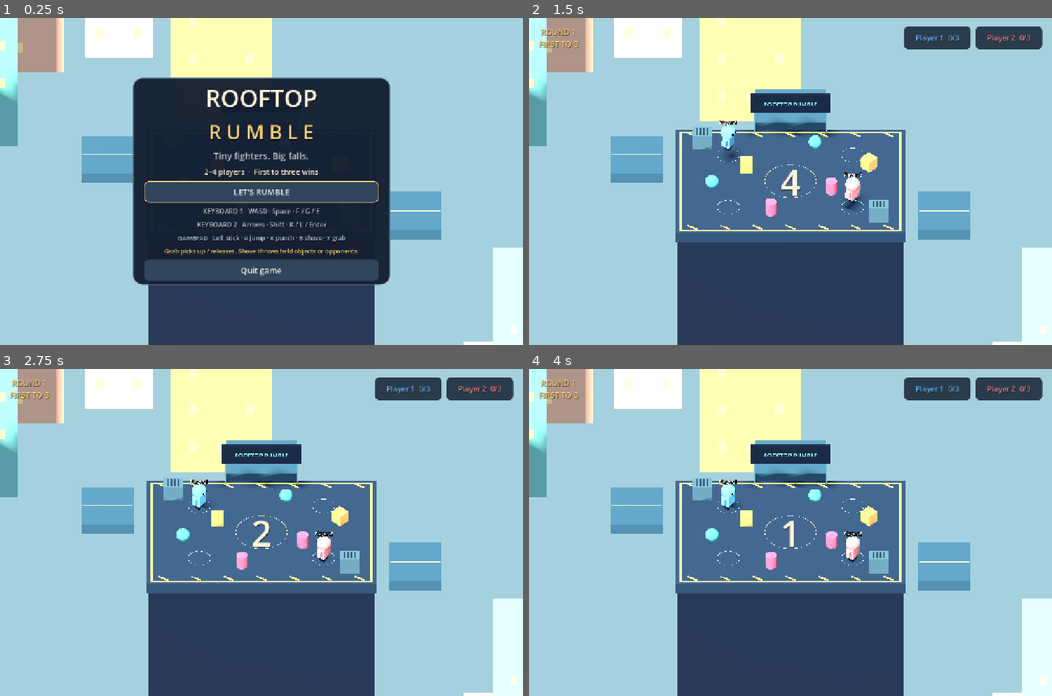
Above: before the commit, frames 1-4 (two rows, left to right).
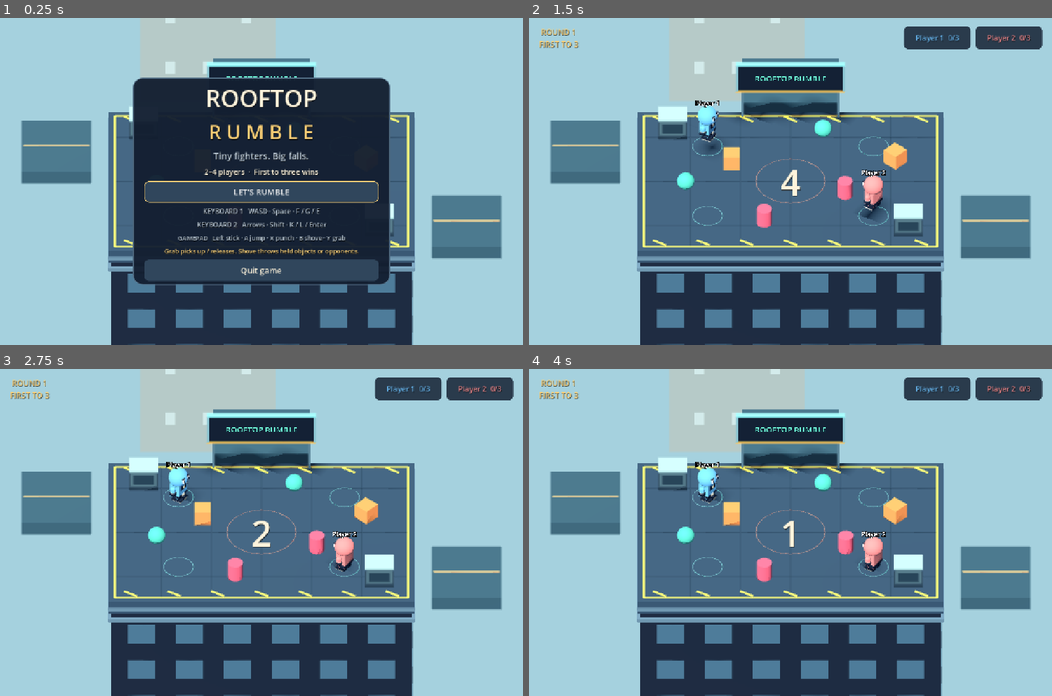
Above: after the commit, the same moments.

Repository: PuvaanRaaj/rooftop-rumble
Game: Godot game, scene res://scenes/main.tscn
The game is run twice, just before and just after one commit, with the same random seed, the same clock (stepped at 60 frames per second) and the same inputs.
Inputs (mouse positions are in pixels of both pictures, inside the frame that each line leads up to):
- Up to frame 1 (0.25 s): no input
- Up to frame 2 (1.5 s): click "LET'S RUMBLE" at 0.5 s; click "START MATCH" at 1.25 s
- Up to frame 3 (2.75 s): tap Enter at 2 s; move the mouse to (376, 516) at 2.02 s; hold D from 2.03 s (still down); hold F from 2.03 s (still down); click (376, 516) at 2.17 s; tap Space at 2.27 s
- Up to frame 4 (4 s): move the mouse to (685, 548) at 2.77 s; release D at 2.78 s; release F at 2.78 s; hold S 2.78-3.53 s; tap G at 2.85 s; tap Space at 3.02, 3.5 s; move the mouse to (842, 460) at 3.52 s; hold D from 3.53 s (still down); hold E from 3.53 s (still down)

The runs differ from the first frame. In frame 1, 26% of the frame differs, in the area x 0-100%, y 0-100%; in frame 2, 42%; in frame 3, 42%; in frame 4, 42%.

Commit message:
feat(graphics): bring the action closer and polish cartoon visuals
Tighten camera framing while preserving satellite visibility, add fighter and arena details, improve surface lighting and edge smoothing, and remove narrow-embed letterboxing. Preserve gameplay collision geometry and controls.

Validation: 25 gameplay checks, rules suite, native render, production web export, Chromium gameplay, narrow 16:10 framing, and fullscreen passed.
Rollback: revert commit to restore previous presentation.
Risk-Level: low
AI-Agent: Codex (GPT-6)

Diff:
--- a/project.godot
+++ b/project.godot
@@ -7,8 +7,10 @@
 window/size/viewport_width=1280
 window/size/viewport_height=800
 window/stretch/mode="canvas_items"
+window/stretch/aspect="expand"
 [rendering]
 renderer/rendering_method="gl_compatibility"
+anti_aliasing/quality/msaa_3d=1
 environment/defaults/default_clear_color=Color(0.55,0.74,0.84,1)
 [physics]
 common/physics_ticks_per_second=60
--- a/scripts/arena/arena.gd
+++ b/scripts/arena/arena.gd
@@ -12,12 +12,13 @@
 		return
 	_built = true
 	_safe_rects.append(Rect2(-7, -5, 14, 10))
-	_floor(Vector3.ZERO, Vector3(14, 0.7, 10), Color("263b52"), false)
+	_floor(Vector3.ZERO, Vector3(14, 0.7, 10), Color("344e68"), false)
 	# Satellite roofs leave real gaps; players must commit to a jump.
 	_floor(Vector3(-9.4, -0.12, -2.7), Vector3(3.2, 0.7, 3.7), Color("395c70"), true)
 	_floor(Vector3(9.4, -0.12, 2.7), Vector3(3.2, 0.7, 3.7), Color("395c70"), true)
 	_floor(Vector3(0, -0.12, -7.4), Vector3(4.4, 0.7, 3.2), Color("395c70"), true)
 	_box(self, Vector3(0, -8.4, 0), Vector3(13.8, 16, 9.8), Color("1b273c"))
+	_roof_details()
 	# Painted rooftop markings frame the action without blocking falls.
 	for x in [-6.72, 6.72]:
 		_box(self, Vector3(x, 0.014, 0), Vector3(0.10, 0.025, 9.45), Color("fbcd55"), true)
@@ -33,10 +34,17 @@
 	_ring(Vector3(0, 0.028, 0), Color("ed786c"), 1.6)
 	for pos in [Vector3(-5.4, 0, -3.5), Vector3(5.4, 0, 3.5)]:
 		_solid_box(pos + Vector3(0, 0.55, 0), Vector3(1.2, 1.1, 0.85), Color("4d6b7b"))
+		_box(self, pos + Vector3(0, 0.10, 0), Vector3(1.32, 0.18, 0.97), Color("283e52"))
+		_box(self, pos + Vector3(0, 1.12, 0), Vector3(1.32, 0.10, 0.97), Color("a1c7cd"))
+		_box(self, pos + Vector3(0, 0.58, 0.432), Vector3(0.94, 0.52, 0.02), Color("243d50"))
 		for offset in [-0.30, -0.10, 0.10, 0.30]:
 			_box(self, pos + Vector3(offset, 1.11, 0), Vector3(0.08, 0.025, 0.65), Color("233647"))
 	# Neon rooftop billboard faces the overview camera.
 	_box(self, Vector3(0, 2.35, -4.65), Vector3(4.8, 1.45, 0.16), Color("101d31"))
+	_box(self, Vector3(0, 3.12, -4.65), Vector3(5.0, 0.10, 0.23), Color("6de6d2"), true)
+	_box(self, Vector3(0, 1.58, -4.65), Vector3(5.0, 0.10, 0.23), Color("e1a64e"))
+	for x in [-2.45, 2.45]:
+		_box(self, Vector3(x, 2.35, -4.65), Vector3(0.10, 1.55, 0.23), Color("79a8b7"))
 	for x in [-2.2, 2.2]:
 		_box(self, Vector3(x, 1.25, -4.65), Vector3(0.1, 2.5, 0.1), Color("547589"))
 	var title := Label3D.new()
@@ -153,10 +161,47 @@
 	mesh.scale.y = 0.2
 	add_child(mesh)
 
+func _roof_details() -> void:
+	# Flat painted panels preserve the collision geometry and readable play area.
+	for x in [-4.6, -2.3, 0.0, 2.3, 4.6]:
+		_box(self, Vector3(x, 0.005, 0), Vector3(0.035, 0.006, 9.4), Color("263e55"))
+	for z in [-3.2, 0.0, 3.2]:
+		_box(self, Vector3(0, 0.005, z), Vector3(13.4, 0.006, 0.035), Color("263e55"))
+	# Architectural cornices sit below the surface so fighters can still fall freely.
+	for y in [-0.43, -1.1]:
+		_box(self, Vector3(0, y, 4.96), Vector3(14.0, 0.18, 0.18), Color("62829b"))
+		_box(self, Vector3(0, y, -4.96), Vector3(14.0, 0.18, 0.18), Color("62829b"))
+		for x in [-6.96, 6.96]:
+			_box(self, Vector3(x, y, 0), Vector3(0.18, 0.18, 10.0), Color("62829b"))
+	var windows: Array[Transform3D] = []
+	for y in [-2.0, -4.1, -6.2, -8.3, -10.4, -12.5, -14.6]:
+		for x in [-5.5, -3.3, -1.1, 1.1, 3.3, 5.5]:
+			windows.append(Transform3D(Basis.IDENTITY, Vector3(x, y, 4.915)))
+		for z in [-3.4, -1.1, 1.1, 3.4]:
+			windows.append(Transform3D(Basis(Vector3.UP, PI / 2), Vector3(6.915, y, z)))
+	_batched_boxes(windows, Vector3(1.25, 1.1, 0.025), Color("456b87"))
+
+func _batched_boxes(transforms: Array[Transform3D], size: Vector3, color: Color) -> void:
+	if transforms.is_empty():
+		return
+	var boxes := MultiMeshInstance3D.new()
+	var batch := MultiMesh.new()
+	batch.transform_format = MultiMesh.TRANSFORM_3D
+	var shape := BoxMesh.new()
+	shape.size = size
+	batch.mesh = shape
+	batch.instance_count = transforms.size()
+	for i in transforms.size():
+		batch.set_instance_transform(i, transforms[i])
+	boxes.multimesh = batch
+	boxes.material_override = _material(color)
+	add_child(boxes)
+
 func _city() -> void:
 	var rng := RandomNumberGenerator.new()
 	rng.seed = 8842
-	var palette := [Color("76b9b3"), Color("e6a98e"), Color("ae9bc8"), Color("d3b270"), Color("90b8cc")]
+	var palette := [Color("648b9b"), Color("859ba8"), Color("7287a4"), Color("9dacae"), Color("7696ab")]
+	var windows: Array[Transform3D] = []
 	for i in 38:
 		var angle := float(i) / 38.0 * TAU
 		var distance := rng.randf_range(25, 48)
@@ -164,11 +209,13 @@
 		var center := Vector3(cos(angle) * distance, -17 + height / 2, sin(angle) * distance)
 		var width := rng.randf_range(3.5, 6.5)
 		var building_color: Color = palette[i % palette.size()]
-		_box(self, center, Vector3(width, height, width), building_color.lerp(Color("e8dbcf"), rng.randf_range(0.0, 0.15)))
+		_box(self, center, Vector3(width, height, width), building_color.lerp(Color("adc3ca"), rng.randf_range(0.0, 0.15)))
+		_box(self, center + Vector3(0, height / 2, 0), Vector3(width + 0.12, 0.20, width + 0.12), Color("a2b7c3"))
 		for row in range(2, int(height), 3):
 			for col in [-0.28, 0.0, 0.28]:
 				if rng.randf() > 0.35:
-					_box(self, Vector3(center.x + width * col, -17 + row, center.z + width / 2 + 0.02), Vector3(0.45, 0.7, 0.03), Color("d6b879"), true)
+					windows.append(Transform3D(Basis.IDENTITY, Vector3(center.x + width * col, -17 + row, center.z + width / 2 + 0.02)))
 		if i % 4 == 0:
 			_box(self, center + Vector3(0, height / 2 + 1.2, 0), Vector3(0.12, 2.4, 0.12), Color("56657c"))
 			_box(self, center + Vector3(0, height / 2 + 2.45, 0), Vector3(0.22, 0.22, 0.22), Color("ee697c"), true)
+	_batched_boxes(windows, Vector3(0.45, 0.7, 0.03), Color("b6c7cc"))
--- a/scripts/game/camera_controller.gd
+++ b/scripts/game/camera_controller.gd
@@ -4,10 +4,16 @@
 var home := Vector3(0,19,23)
 func _ready() -> void:
 	projection = Camera3D.PROJECTION_ORTHOGONAL
-	size = 20
+	_fit_arena()
+	get_viewport().size_changed.connect(_fit_arena)
 	position = home
 	look_at(Vector3.ZERO)
 	current = true
+func _fit_arena() -> void:
+	var viewport_size := get_viewport().get_visible_rect().size
+	var aspect := viewport_size.x / maxf(viewport_size.y, 1.0)
+	# Zoom closer while keeping every satellite roof inside narrower views.
+	size = maxf(15.0, 24.0 / aspect)
 func bump(amount: float) -> void:
 	trauma = minf(trauma + amount,0.5)
 func _process(delta: float) -> void:
--- a/scripts/game/game_manager.gd
+++ b/scripts/game/game_manager.gd
@@ -21,8 +21,8 @@
 	environment.background_color = Color("a5d1de")
 	environment.ambient_light_source = Environment.AMBIENT_SOURCE_COLOR
 	environment.ambient_light_color = Color("d4e9ff")
-	environment.ambient_light_energy = 0.5
-	environment.tonemap_mode = Environment.TONE_MAPPER_FILMIC
+	environment.ambient_light_energy = 0.32
+	environment.tonemap_mode = Environment.TONE_MAPPER_LINEAR
 	world.environment = environment
 	add_child(world)
 	var light := DirectionalLight3D.new()
--- a/scripts/player/player_controller.gd
+++ b/scripts/player/player_controller.gd
@@ -47,8 +47,8 @@
 	var head := SphereMesh.new()
 	head.radius = 0.46
 	head.height = 0.88
-	head.radial_segments = 16
-	head.rings = 8
+	head.radial_segments = 24
+	head.rings = 12
 	var mesh := MeshInstance3D.new()
 	mesh.mesh = head
 	mesh.material_override = body_material
@@ -56,21 +56,63 @@
 	visual.add_child(mesh)
 	var dark := StandardMaterial3D.new()
 	dark.albedo_color = Color("18243c")
+	dark.roughness = 0.78
+	var trim := StandardMaterial3D.new()
+	trim.albedo_color = Color("fff0c9")
+	trim.roughness = 0.8
+	var white := StandardMaterial3D.new()
+	white.albedo_color = Color("ffffff")
+	# Contrasting suit details stay readable when the fighter faces the camera.
+	_piece(Vector3(0,0.36,0),Vector3(0.72,0.12,0.52),dark)
+	_piece(Vector3(0,0.36,-0.275),Vector3(0.16,0.1,0.035),trim)
+	_piece(Vector3(0,0.83,-0.265),Vector3(0.39,0.28,0.04),dark)
+	_piece(Vector3(0,0.83,-0.292),Vector3(0.12,0.15,0.025),trim)
+	_piece(Vector3(0,1.015,0),Vector3(0.5,0.07,0.4),trim)
 	for x in [-0.17,0.17]:
-		_piece(Vector3(x,1.3,-0.405),Vector3(0.09,0.12,0.055),dark)
+		_piece(Vector3(x,1.3,-0.405),Vector3(0.15,0.18,0.06),white)
+		_piece(Vector3(x,1.3,-0.444),Vector3(0.07,0.115,0.025),dark)
+		_piece(Vector3(x,1.43,-0.385),Vector3(0.17,0.045,0.055),dark)
 		_piece(Vector3(x,0.17,0),Vector3(0.24,0.3,0.36),dark)
+		_piece(Vector3(x,0.07,-0.085),Vector3(0.26,0.12,0.43),dark)
+		_piece(Vector3(x,0.025,-0.085),Vector3(0.265,0.045,0.435),trim)
+		_piece(Vector3(x,0.285,0),Vector3(0.25,0.06,0.37),trim)
+	_piece(Vector3(0,1.13,-0.432),Vector3(0.18,0.055,0.04),dark)
+	_piece(Vector3(0,1.143,-0.457),Vector3(0.12,0.025,0.015),white)
 	for side in [-1,1]:
 		var arm := Node3D.new()
 		arm.position = Vector3(side * 0.46,0.9,0)
 		visual.add_child(arm)
 		arms.append(arm)
+		var sleeve := MeshInstance3D.new()
+		var sleeve_mesh := CapsuleMesh.new()
+		sleeve_mesh.radius = 0.125
+		sleeve_mesh.height = 0.36
+		sleeve_mesh.radial_segments = 12
+		sleeve_mesh.rings = 4
+		sleeve.mesh = sleeve_mesh
+		sleeve.material_override = body_material
+		sleeve.position.y = -0.115
+		arm.add_child(sleeve)
 		var fist := MeshInstance3D.new()
-		var box := BoxMesh.new()
-		box.size = Vector3(0.25,0.43,0.28)
-		fist.mesh = box
-		fist.material_override = body_material
-		fist.position.y = -0.18
+		var glove := SphereMesh.new()
+		glove.radius = 0.16
+		glove.height = 0.29
+		glove.radial_segments = 12
+		glove.rings = 6
+		fist.mesh = glove
+		fist.material_override = dark
+		fist.position.y = -0.3
 		arm.add_child(fist)
+		var cuff := MeshInstance3D.new()
+		var cuff_mesh := CylinderMesh.new()
+		cuff_mesh.top_radius = 0.13
+		cuff_mesh.bottom_radius = 0.13
+		cuff_mesh.height = 0.065
+		cuff_mesh.radial_segments = 12
+		cuff.mesh = cuff_mesh
+		cuff.material_override = trim
+		cuff.position.y = -0.235
+		arm.add_child(cuff)
 	var label := Label3D.new()
 	label.text = config.get("name", "Fighter")
 	label.position.y = 2.0
Binary file changed: docs/arena-preview.png
Binary file changed: docs/browser-gameplay.png
Not shown, added: docs/browser-gameplay.png.import
Binary file changed: docs/browser-preview.png
Binary file changed: web/assets/arena-preview.png
Not shown, changed: README.md
Not shown, changed: memory/DECISIONS.md
Not shown, changed: web/index.html
